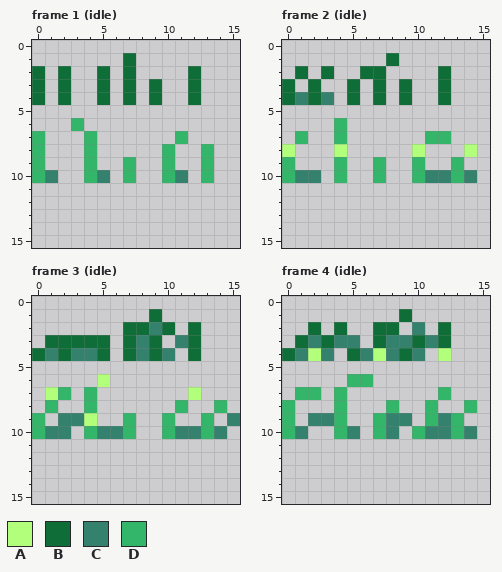
One commit to this pixel-art file: dist/static/assets/aseprite/grass.aseprite. Above, as it was before the edit.
16x16 pixels, 8 frames. Shown: frame 1 (idle), frame 2 (idle), frame 3 (idle), frame 4 (idle). The commit also changed other frames, which this record leaves out.
Palette (. is transparent): A #b2ff7c  B #0f6e37  C #34826d  D #33b66a
The same view after the edit:
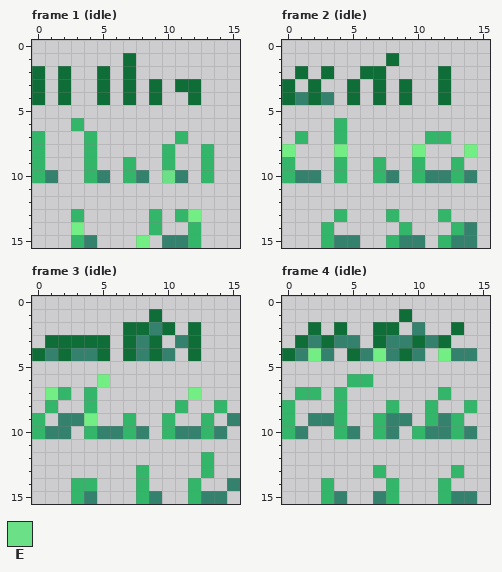
Colours new in this view: E #6ce087
Diff:
@@ palette @@
-A #b2ff7c
+A #73ee85
--- frame 1 (idle), layer "Sprite Sheet"
@@ x 9..14 @@
  1 ......
- 2 ...B..
- 3 B..B..
+ 2 ......
+ 3 B.BB..
  4 B..B..
@@ x 0..15 @@
  9 D...D..D..D..D..
-10 DC..DC.D..DC.D..
+10 DC..DC.DC.EC.D..
 11 ................
 12 ................
-13 ................
-14 ................
-15 ................
+13 ...D.....D.DA...
+14 ...A.....D..D...
+15 ...DC...A.CCD...
--- frame 2 (idle), layer "Sprite Sheet"
@@ x 0..15 @@
  9 D...D..D..D..D..
-10 DCC.D..D..DCCDC.
+10 DCC.D..DC.DCCDC.
 11 ................
 12 ................
-13 ................
-14 ................
-15 ................
+13 ....D...D...D...
+14 ...D.....D...DC.
+15 ...DCC..DCC.DCC.
--- frame 3 (idle), layer "Sprite Sheet"
@@ x 0..15 @@
  9 D.CCA..D..D..D.C
-10 DCC.DCCD..DCCDC.
+10 DCC.DCCDC.DCCDC.
 11 ................
-12 ................
-13 ................
-14 ................
-15 ................
+12 .............D..
+13 ........D....D..
+14 ...DD...D...D..C
+15 ...DC...DC..DCC.
--- frame 4 (idle), layer "Sprite Sheet"
@@ x 10..15 @@
  1 ......
- 2 C.B...
+ 2 C..B..
  3 BCB...
- 4 C.A...
+ 4 C.ACC.
  5 ......
@@ x 0..15 @@
 12 ................
-13 ................
-14 ................
-15 ................
+13 .......D.....D..
+14 ...D....D...D...
+15 ...DC..CD...DCC.
